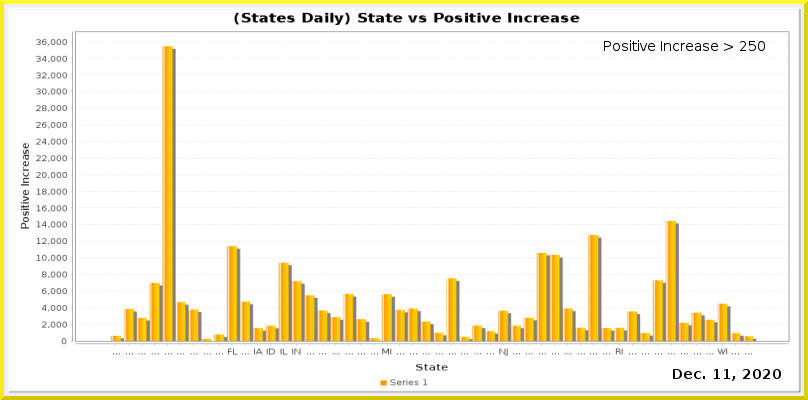
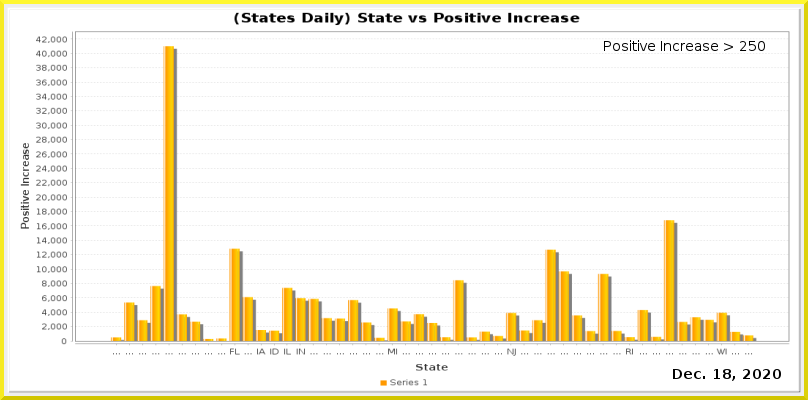
Before/after of a 808 × 400 layered artwork. What changed in the layer stack:
painted on "Current Date" over [723, 369, 731, 379]
painted on "Date_vs_TestIncrease.png" over [36, 36, 789, 356]
